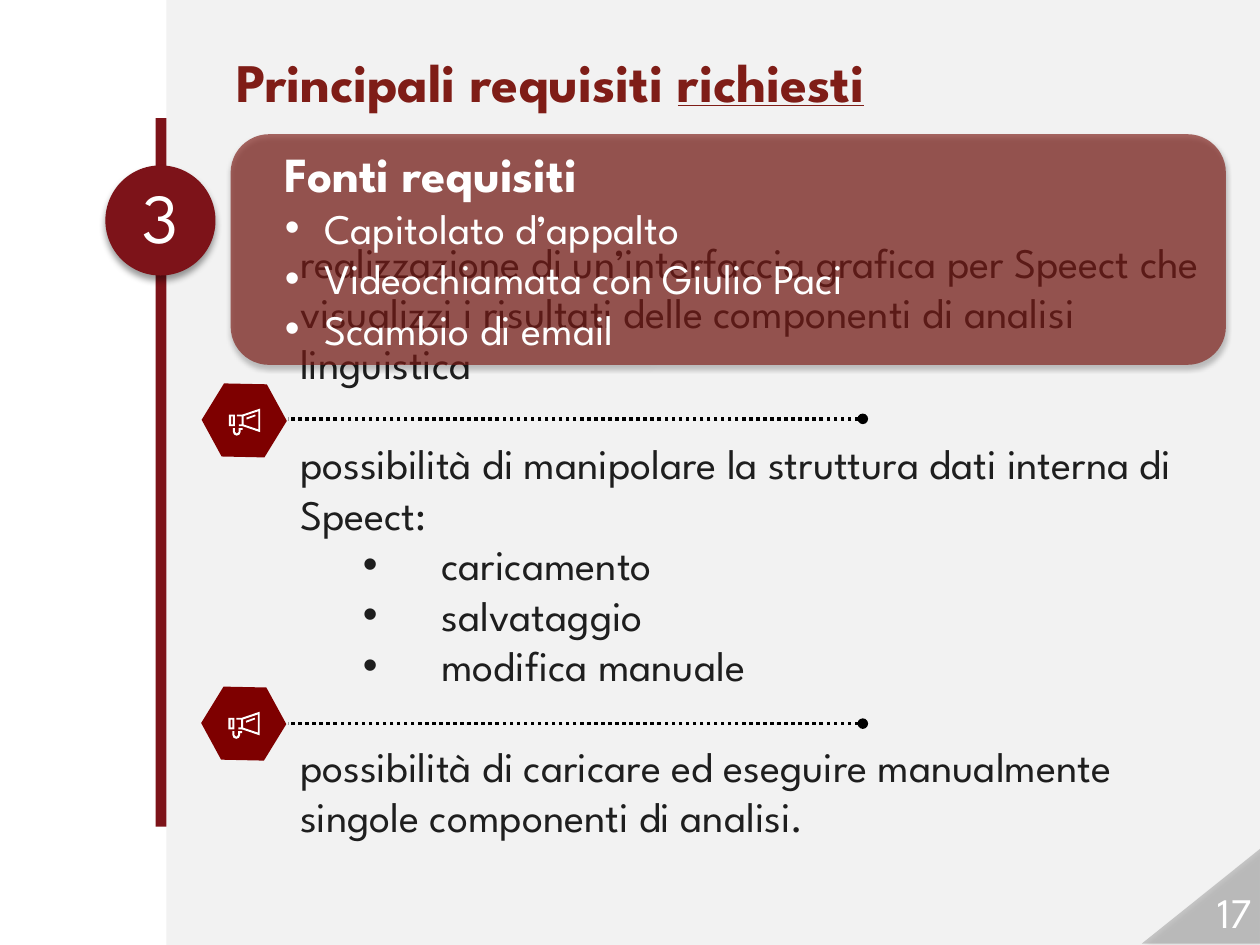
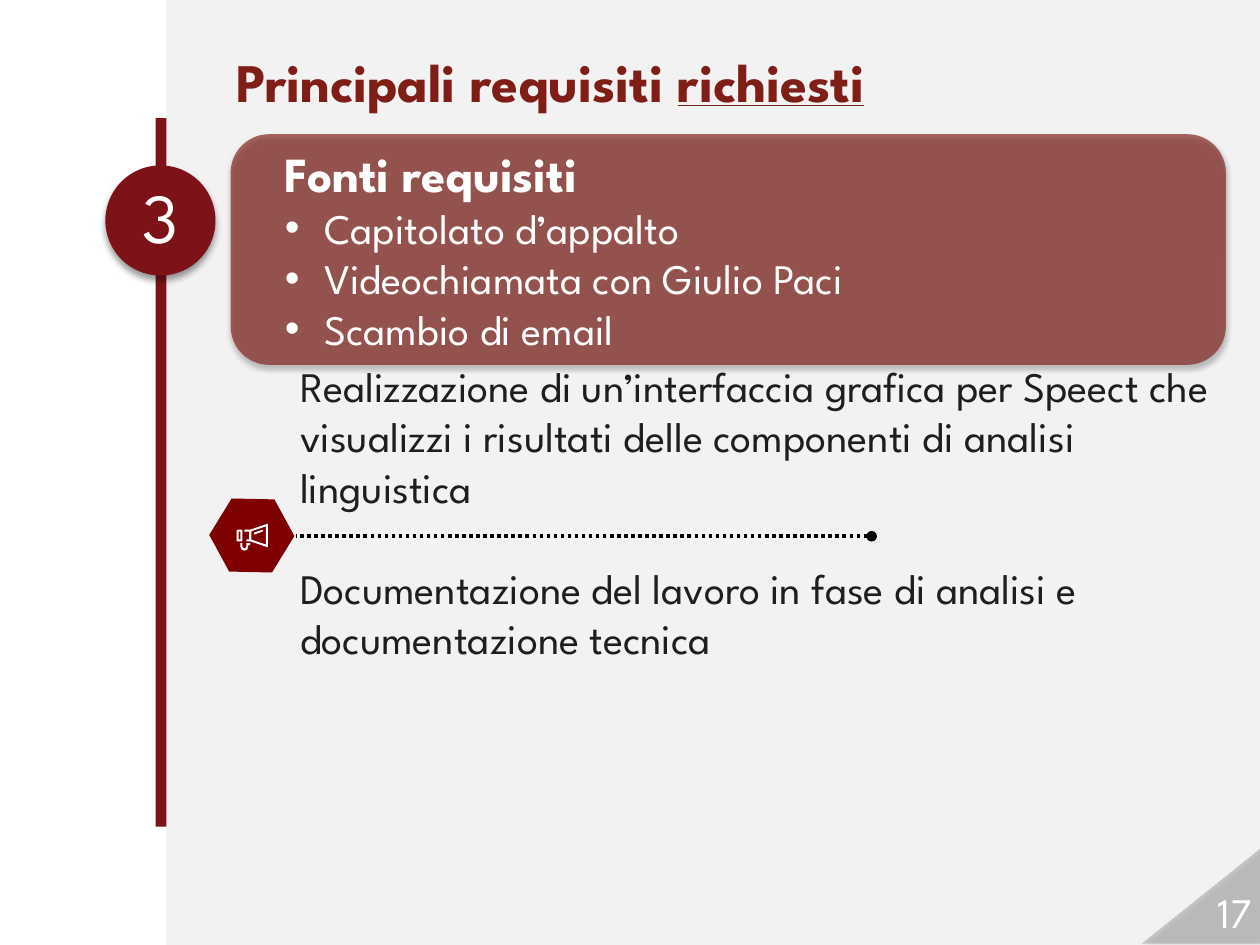
Before and after one commit to Italiaracerx/progettoSWE, a slide deck: slide 17 of Presentazione/Presentazione 26-01-2018.pptx. Drawn at 1260x945 pixels with LibreOffice and Linux fonts; fonts in the diff are those of the drawing; background and template pictures are left out. Boxes give left, top, right and bottom in pixels: in the first picture for what was removed or moved away, otherwise in the second. Text is boxed around its words. In the diff, an @@ line names an element or a change of style, - is before the commit and + after.

Commit message:
Sfoltiti Requisiti presentazione
Lasciati i requisiti obbligatori sia dati dal committente che proposti nostri

```diff
--- a/Presentazione/Presentazione 26-01-2018.pptx
+++ b/Presentazione/Presentazione 26-01-2018.pptx
@@ text at bbox=[300, 360, 1208, 655]: text changed @@
-realizzazione di un’interfaccia grafica per Speect che visualizzi i risultati delle componenti di analisi linguistica
-possibilità di manipolare la struttura dati interna di Speect:
-  • caricamento
-  • salvataggio
-  • modifica manuale
-possibilità di caricare ed eseguire manualmente singole componenti di analisi.
+Realizzazione di un’interfaccia grafica per Speect che visualizzi i risultati delle componenti di analisi linguistica
+Documentazione del lavoro in fase di analisi e documentazione tecnica
@@ 3 freeform shapes, 1 hexagon: place and size @@
-3 freeform shapes, 1 hexagon at bbox=[191, 365, 297, 475]
+3 freeform shapes, 1 hexagon at bbox=[199, 481, 304, 591]
@@ freeform shape: place and size @@
-freeform shape at bbox=[237, 415, 243, 426]
+freeform shape at bbox=[244, 529, 251, 541]
@@ freeform shape: place and size @@
-freeform shape at bbox=[242, 408, 260, 432]
+freeform shape at bbox=[249, 524, 267, 548]
@@ arrow moved from (863, 418) - (287, 418) to (872, 537) - (296, 537) @@
@@ group removed at bbox=[191, 669, 297, 779]: 5 freeform shapes, 1 hexagon @@
@@ arrow removed from (287, 723) to (863, 723) @@
```
Also in this commit, not shown: 1 other slide changed.
